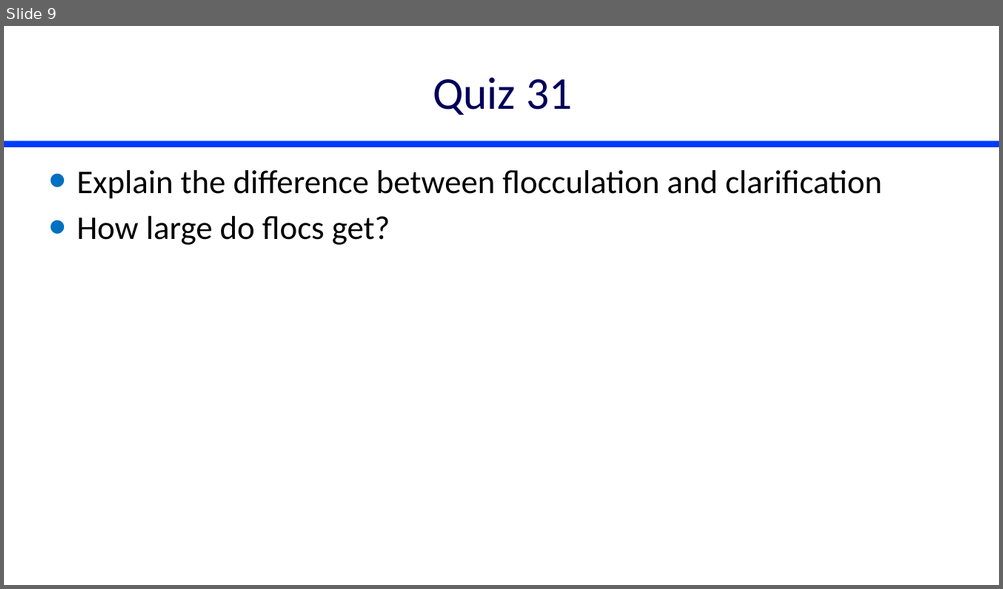
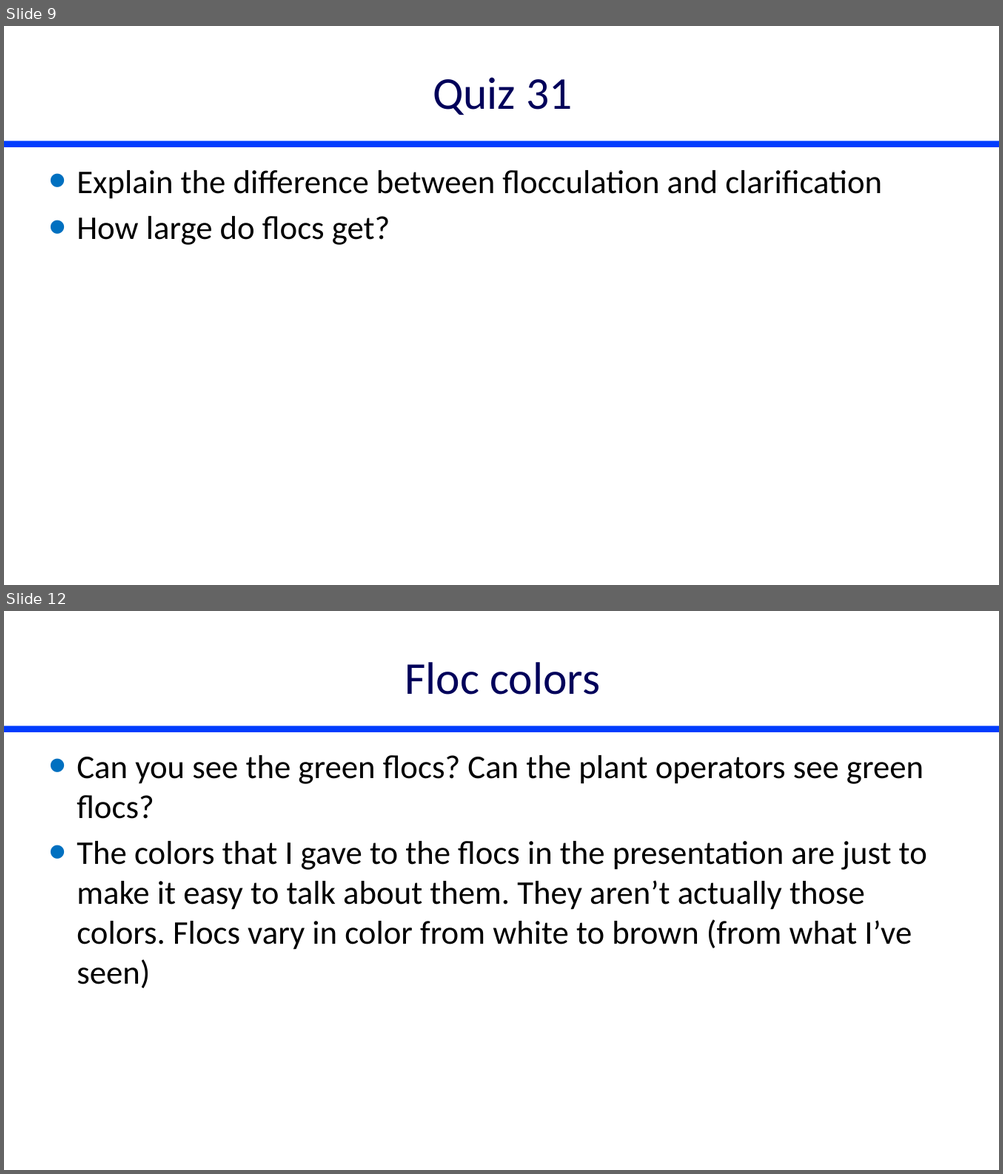
Before and after one commit to monroews/CEE4520Lectures, a slide deck: Discussions/Clarification Reflections.pptx. Shown one above the other, each under a label of ours: slide 9 before the commit, slides 9 and 12 after it; the slides between them are not shown. The pictures are 1003x589 and 1003x1174 pixels, drawn with LibreOffice and Linux fonts; fonts in the diff are those of the drawing. Boxes give left, top, right and bottom in pixels: in the first picture for what was removed or moved away, otherwise in the second. Text is boxed around its words. In the diff, an @@ line names an element or a change of style, - is before the commit and + after.

```diff
--- a/Discussions/Clarification Reflections.pptx
+++ b/Discussions/Clarification Reflections.pptx
@@ slide 12 added at box(4, 611, 999, 1170), background #FFFFFF; not listed: 1 template element that a slide beside it also shows @@
@@ title added at box(404, 662, 600, 695), 44 pt, text #00005A @@
+Floc colors
@@ text added at box(77, 755, 927, 988), 32 pt, text #000000 @@
+• Can you see the green flocs? Can the plant operators see green flocs?
+• The colors that I gave to the flocs in the presentation are just to make it easy to talk about them. They aren’t actually those colors. Flocs vary in color from white to brown (from what I’ve seen)
```
Also in this commit, not shown: 4 other slides added.
